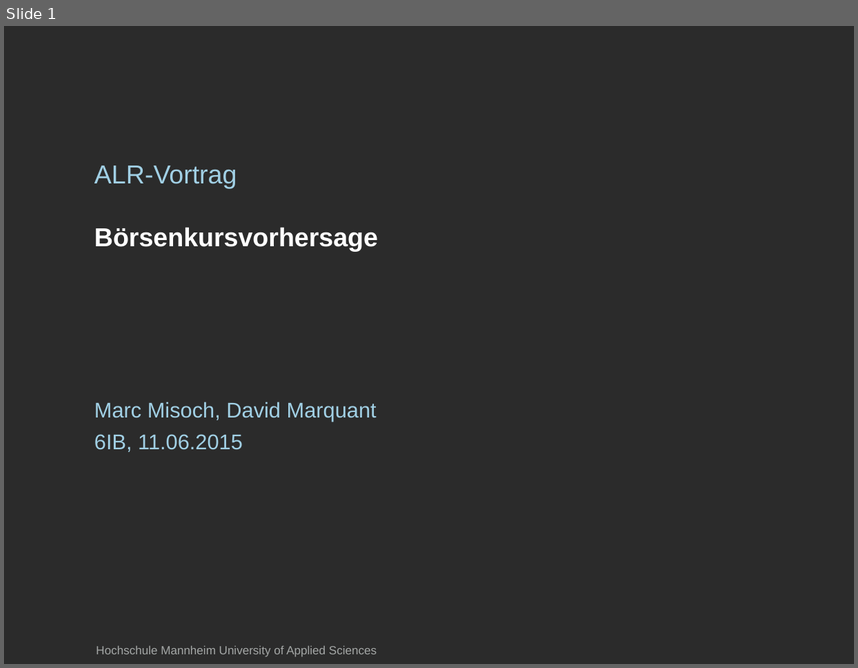
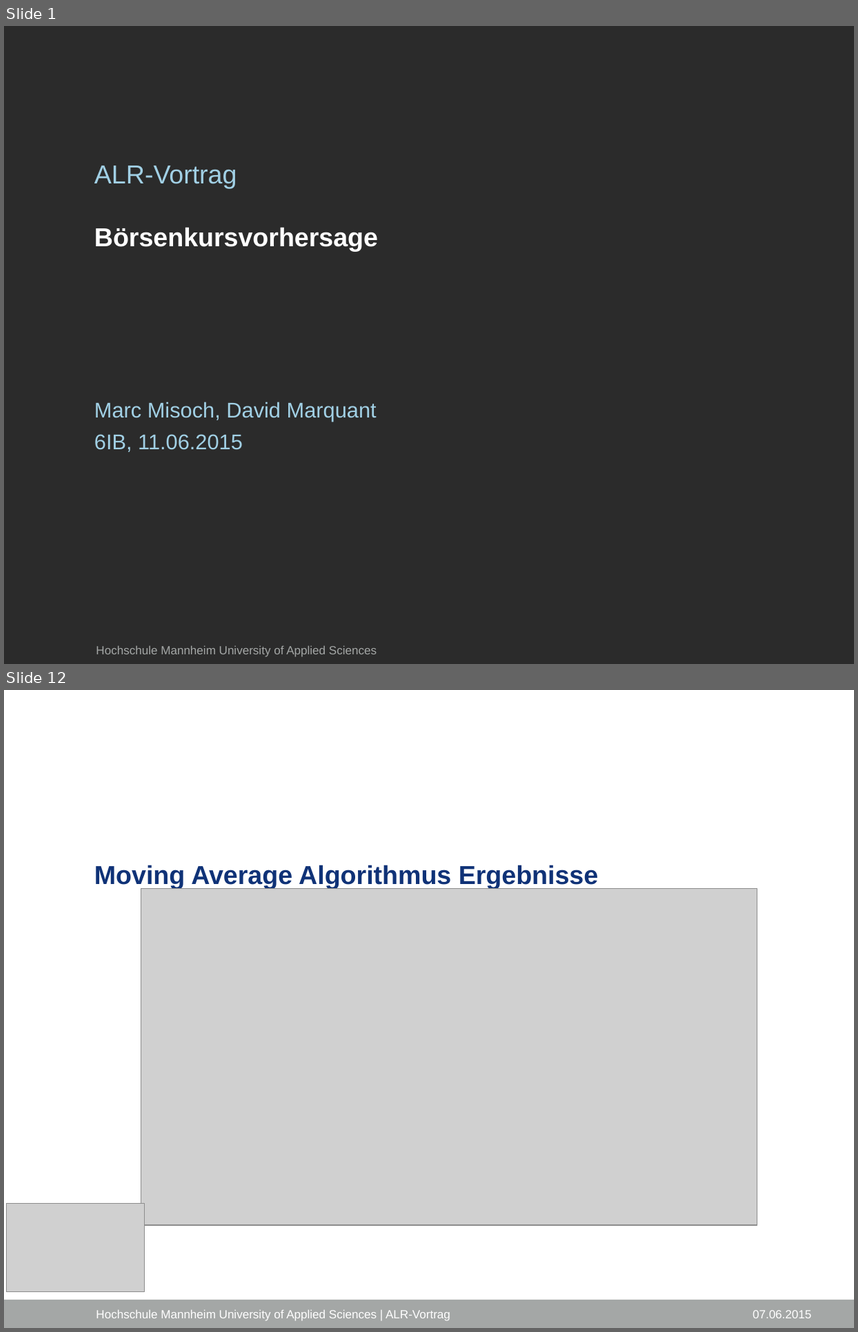
Before and after one commit to SEPSkyware6MM/StockForecast, a slide deck: ALR_Vortrag.pptx. Shown one above the other, each under a label of ours: slide 1 before the commit, slides 1 and 12 after it; the slides between them are not shown. The pictures are 858x668 and 858x1332 pixels, drawn with LibreOffice and Linux fonts; fonts in the diff are those of the drawing; grey boxes stand for pictures; background and template pictures are left out; a plain dark background stands for a picture behind light text. Boxes give left, top, right and bottom in pixels: in the first picture for what was removed or moved away, otherwise in the second. Text is boxed around its words. In the diff, an @@ line names an element or a change of style, - is before the commit and + after.

```diff
--- a/ALR_Vortrag.pptx
+++ b/ALR_Vortrag.pptx
@@ slide 12 added at <box>4,690,854,1328</box>, background #FFFFFF @@
@@ title added at <box>94,865,598,889</box>, 22 pt, text #0F3277, bold @@
+Moving Average Algorithmus Ergebnisse
@@ picture added at <box>141,888,756,1225</box> @@
@@ picture added at <box>7,1203,144,1291</box> @@
@@ rectangle added at <box>4,1299,854,1328</box>, fill #A4A7A6 @@
@@ text added at <box>96,1310,450,1321</box>, 10 pt, text #FFFFFF @@
+Hochschule Mannheim University of Applied Sciences | ALR-Vortrag
@@ text added at <box>753,1310,811,1318</box>, 10 pt, text #FFFFFF @@
+07.06.2015
```
Also in this commit, not shown: 6 slides changed, 7 other slides added, 1 other file.
